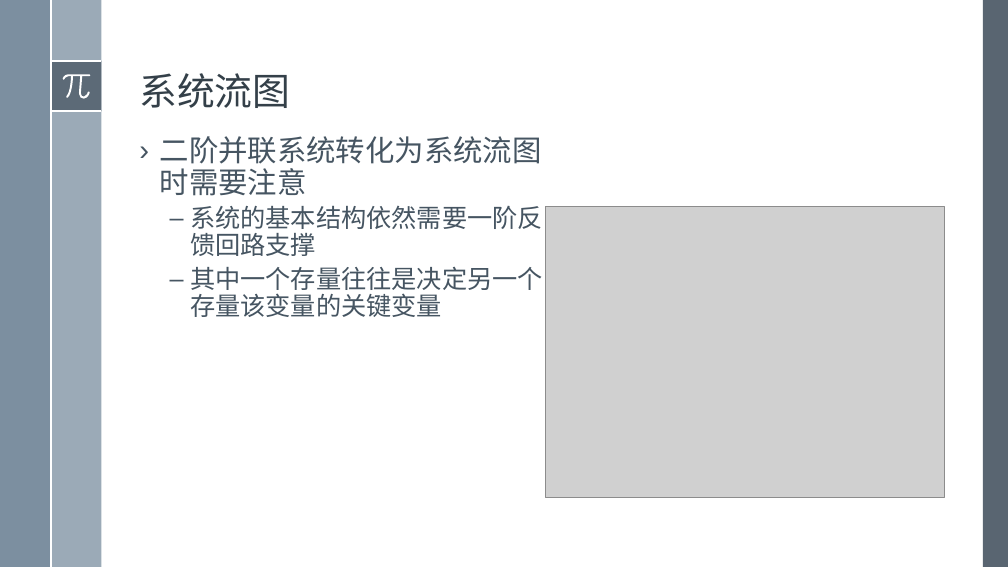
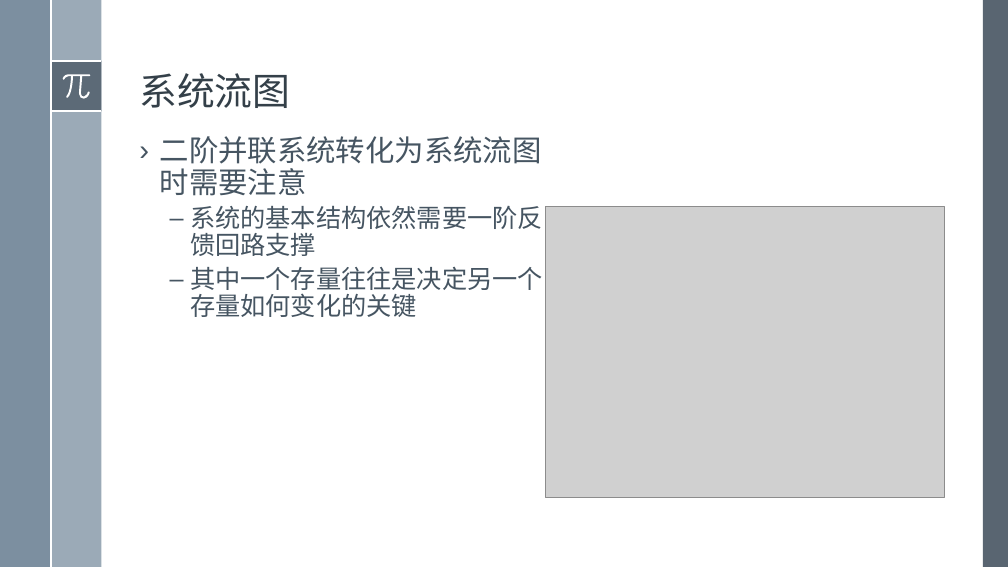
Before and after one commit to exoplanetX/SystemDynamics, a slide deck: slide 3 of 2019系统仿真-13-二阶系统并联(编写中).pptx. Drawn at 1008x567 pixels with LibreOffice and Linux fonts; fonts in the diff are those of the drawing; grey boxes stand for pictures. Boxes give left, top, right and bottom in pixels: in the first picture for what was removed or moved away, otherwise in the second. Text is boxed around its words. In the diff, an @@ line names an element or a change of style, - is before the commit and + after.

```diff
--- a/2019系统仿真-13-二阶系统并联(编写中).pptx
+++ b/2019系统仿真-13-二阶系统并联(编写中).pptx
@@ text at <box>190,267,543,317</box>: text changed @@
-  – 其中一个存量往往是决定另一个存量该变量的关键变量
+  – 其中一个存量往往是决定另一个存量如何变化的关键
```
Also in this commit, not shown: 2 other files.
